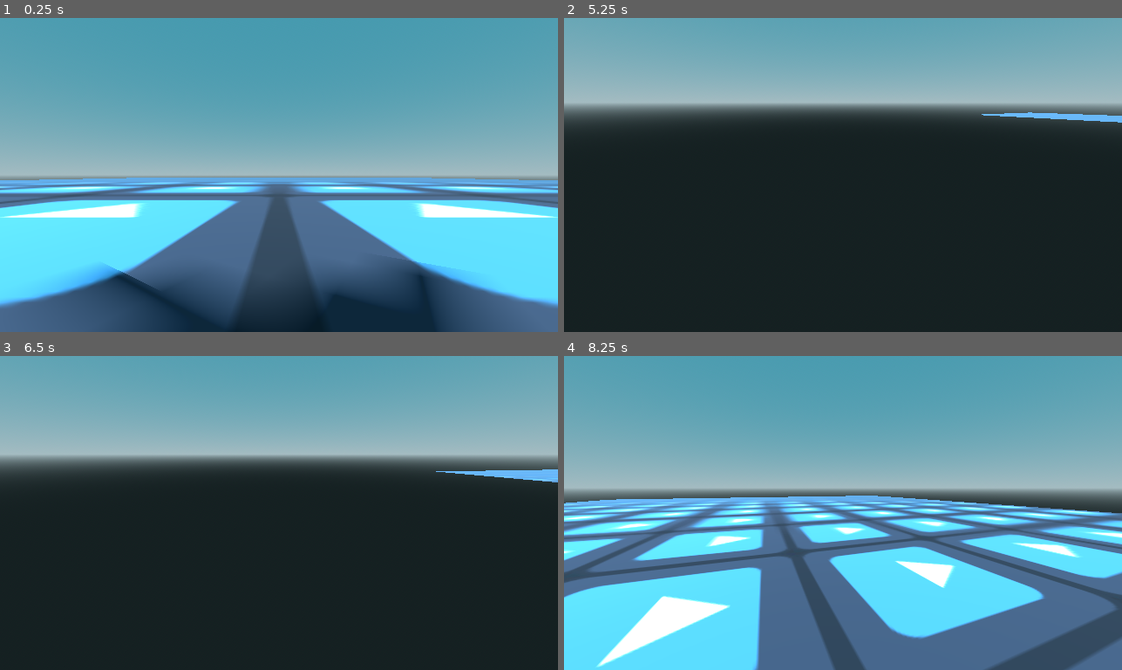
Above: before the commit, frames 1-4 (two rows, left to right).
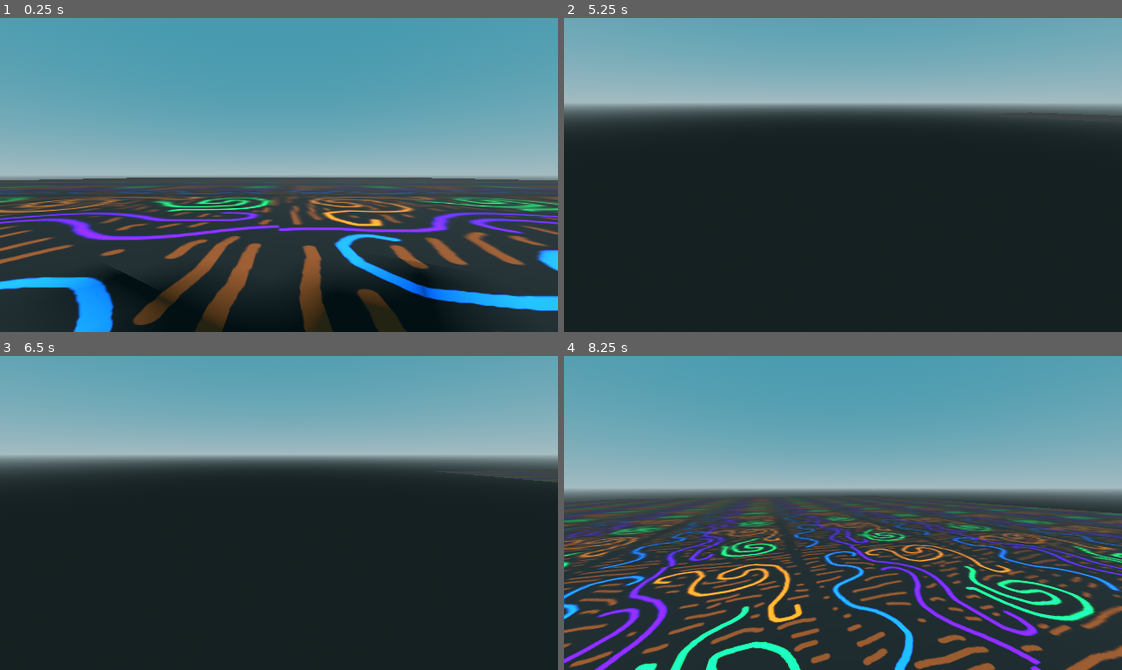
Above: after the commit, the same moments.

Repository: officialErnests/de-ai-ed
Game: Godot game, scene res://scenes/main.tscn
Same seed, same stepped clock (60 frames per second), same inputs: the game is played once before the commit and once after it. The engine's default icon, where the game draws it, is replaced by a stand-in: a white triangle on a blue panel in a dark square.
Inputs (mouse positions are in pixels of both pictures, inside the frame that each line leads up to):
- Up to frame 1 (0.25 s): no input
- Up to frame 2 (5.25 s): tap Enter at 0.5, 4.25 s; move the mouse to (870, 175) at 0.52 s; press the mouse at (870, 175) at 0.53 s; hold W (movement_forward) 0.53-1.28 s; move the mouse to (731, 190) at 1.27 s; release the mouse at (731, 190) at 1.28 s; hold S (movement_backward) 1.28-2.03 s; right-click (731, 190) at 1.35 s; move the mouse to (854, 168) at 2.02 s; hold Mouse wheel down (scroll_down) 2.03-2.78 s; hold W (movement_forward) 2.03-4.28 s; move the mouse to (837, 181) at 2.77 s; tap Mouse wheel up (scroll_up) at 2.85 s; tap Space at 3.5, 5 s; move the mouse to (887, 178) at 3.52 s; press the mouse at (887, 178) at 3.53 s; move the mouse to (675, 127) at 4.27 s; release the mouse at (675, 127) at 4.28 s; hold A (movement_left) 4.28-5.03 s; right-click (675, 127) at 4.35 s; move the mouse to (848, 175) at 5.02 s; hold W (movement_forward) from 5.03 s (still down); hold Mouse wheel down (scroll_down) from 5.03 s (still down)
- Up to frame 3 (6.5 s): move the mouse to (256, 506) at 5.77 s; release W (movement_forward) at 5.78 s; release Mouse wheel down (scroll_down) at 5.78 s; hold D (movement_right) from 5.78 s (still down); tap Mouse wheel up (scroll_up) at 5.85 s
- Up to frame 4 (8.25 s): move the mouse to (870, 513) at 6.52 s; release D (movement_right) at 6.53 s; press the mouse at (870, 513) at 6.53 s; hold W (movement_forward) 6.53-7.28 s; move the mouse to (731, 528) at 7.27 s; release the mouse at (731, 528) at 7.28 s; hold D (movement_right) 7.28-8.03 s; right-click (731, 528) at 7.35 s; move the mouse to (854, 506) at 8.02 s; hold W (movement_forward) from 8.03 s (still down); hold Mouse wheel down (scroll_down) from 8.03 s (still down)

The runs differ from the first frame. In frame 1, 49% of the frame differs, in the area x 0-100%, y 50-100%; in frame 2, 0.4%; in frame 3, 0.5%; in frame 4, 54%, in the area x 0-100%, y 44-100%.

Commit message:
Made some textures

Diff:
--- a/scenes/main.tscn
+++ b/scenes/main.tscn
@@ -1,7 +1,8 @@
-[gd_scene load_steps=10 format=3 uid="uid://btjrdo0mrklry"]
+[gd_scene load_steps=12 format=3 uid="uid://btjrdo0mrklry"]
 
-[ext_resource type="Texture2D" uid="uid://cx0txlsseflw8" path="res://icon.svg" id="1_o5qli"]
+[ext_resource type="Texture2D" uid="uid://chnecxepau4i1" path="res://assets/Ground.jpg" id="1_sugp2"]
 [ext_resource type="Script" uid="uid://ccb5pwd1qkktp" path="res://scripts/camera_movement.gd" id="2_0wfyh"]
+[ext_resource type="Texture2D" uid="uid://dr7si1xjs4kh0" path="res://assets/loop.jpg" id="3_jyhfs"]
 
 [sub_resource type="ProceduralSkyMaterial" id="ProceduralSkyMaterial_o5qli"]
 sky_top_color = Color(0.26750416, 0.6006932, 0.68498224, 1)
@@ -16,14 +17,18 @@
 background_mode = 2
 sky = SubResource("Sky_0wfyh")
 
-[sub_resource type="StandardMaterial3D" id="StandardMaterial3D_0wfyh"]
-albedo_texture = ExtResource("1_o5qli")
+[sub_resource type="StandardMaterial3D" id="StandardMaterial3D_tbgi4"]
+albedo_texture = ExtResource("1_sugp2")
 uv1_scale = Vector3(10, 10, 10)
 
 [sub_resource type="PlaneMesh" id="PlaneMesh_sugp2"]
 size = Vector2(10, 10)
 
 [sub_resource type="WorldBoundaryShape3D" id="WorldBoundaryShape3D_jyhfs"]
+
+[sub_resource type="StandardMaterial3D" id="StandardMaterial3D_tefeu"]
+albedo_texture = ExtResource("3_jyhfs")
+uv1_scale = Vector3(4, 4, 4)
 
 [sub_resource type="CylinderMesh" id="CylinderMesh_sugp2"]
 top_radius = 0.1
@@ -58,6 +63,7 @@
 
 [node name="Dron" type="MeshInstance3D" parent="Camera_setup/NeckOrSmthing"]
 transform = Transform3D(1, 0, 0, 0, -4.371139e-08, -1, 0, 1, -4.371139e-08, 0, 0, 3)
+material_override = SubResource("StandardMaterial3D_tefeu")
 mesh = SubResource("CylinderMesh_sugp2")
 skeleton = NodePath("../..")
 
Binary file added: assets/Ground.jpg
Not shown, added: assets/Ground.jpg.import
Binary file added: assets/loop.jpg
Not shown, added: assets/loop.jpg.import
Binary file added: assets/s2.jpg
Not shown, added: assets/s2.jpg.import
Binary file added: assets/s4.jpg
Not shown, added: assets/s4.jpg.import
Not shown: 1 places in scenes/main.tscn that only renumber resources
